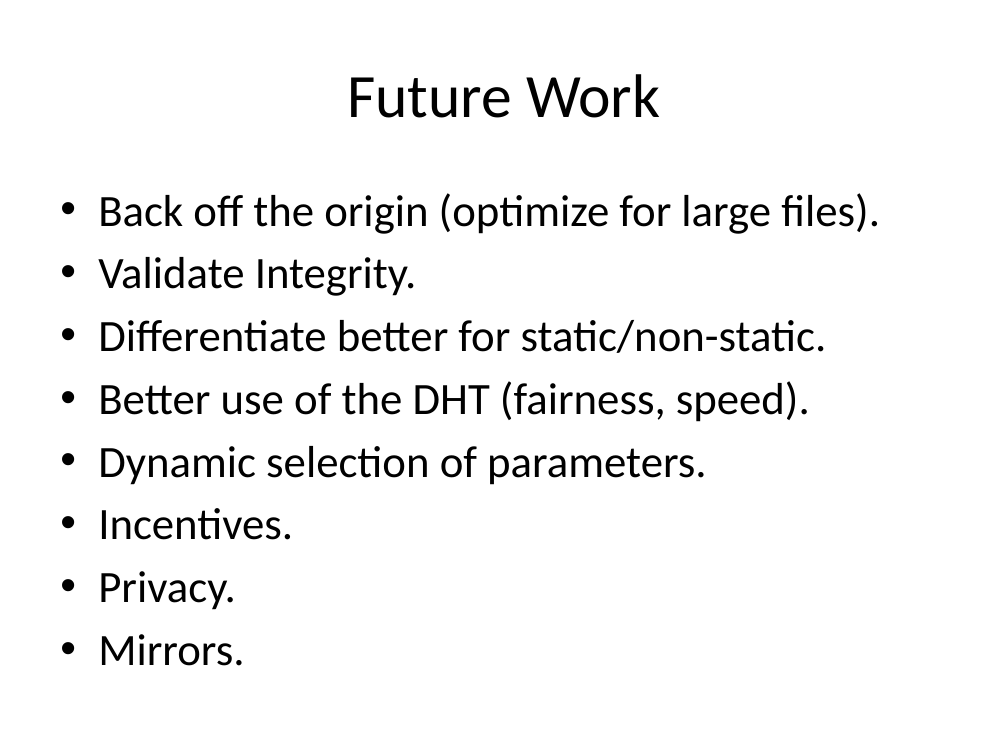
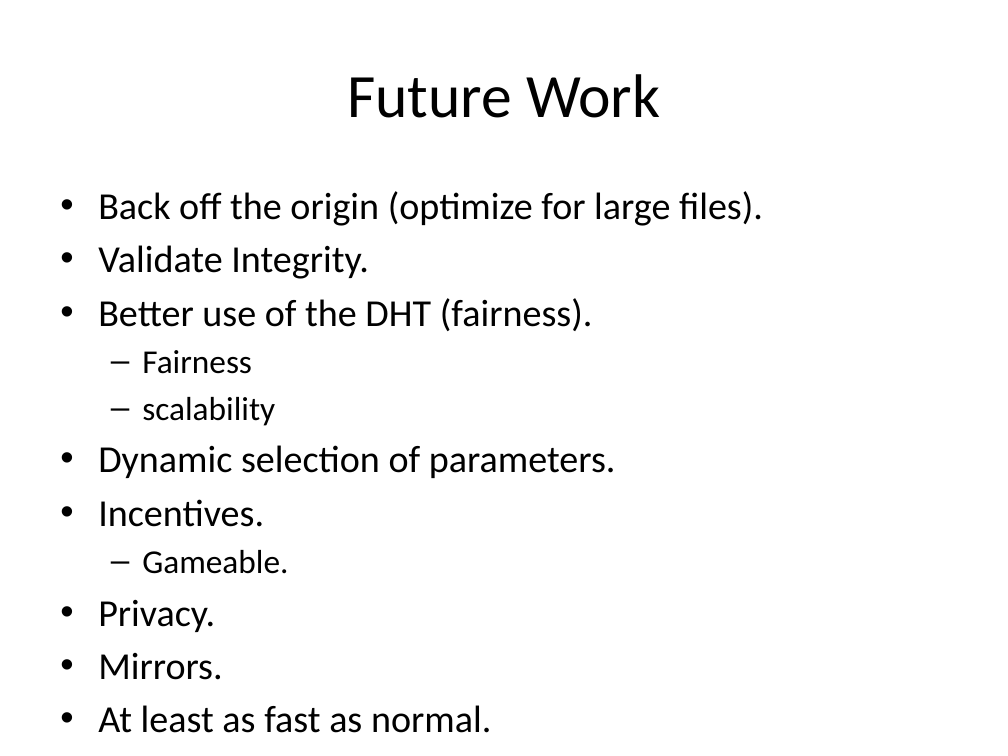
Before and after one commit to rdp/p2pwebclient, a slide deck: slide 42 of thesis_presentation/How to Make the Internet Faster.pptx (slide 40 before the commit). Drawn at 1008x756 pixels with LibreOffice and Linux fonts; fonts in the diff are those of the drawing. Boxes give left, top, right and bottom in pixels: in the first picture for what was removed or moved away, otherwise in the second. Text is boxed around its words. In the diff, an @@ line names an element or a change of style, - is before the commit and + after.

```diff
--- a/thesis_presentation/How to Make the Internet Faster.pptx
+++ b/thesis_presentation/How to Make the Internet Faster.pptx
@@ text at [98, 191, 763, 680]: size 32 to 27.2 pt in "Back off the origin (optimize for large ...", "Validate Integrity.", "Dynamic selection of parameters.", "Incentives." and 2 more places @@
@@ text at [98, 298, 593, 426]: text changed; size 32 to 27.2 pt @@
-• Differentiate better for static/non-static.
-• Better use of the DHT (fairness, speed).
+• Better use of the DHT (fairness).
+  – Fairness
+  – scalability
@@ text at [142, 550, 288, 574]: paragraph added @@
+  – Gameable.
@@ text at [98, 705, 491, 733]: paragraph added @@
+• At least as fast as normal.
```
Also in this commit, not shown: 3 other slides changed, 3 slides added, 1 other file.
